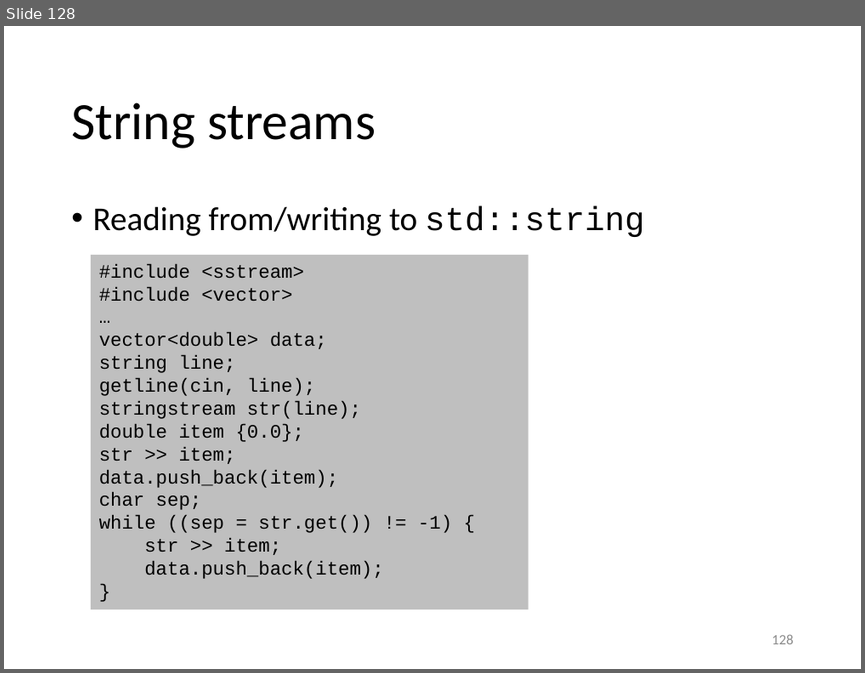
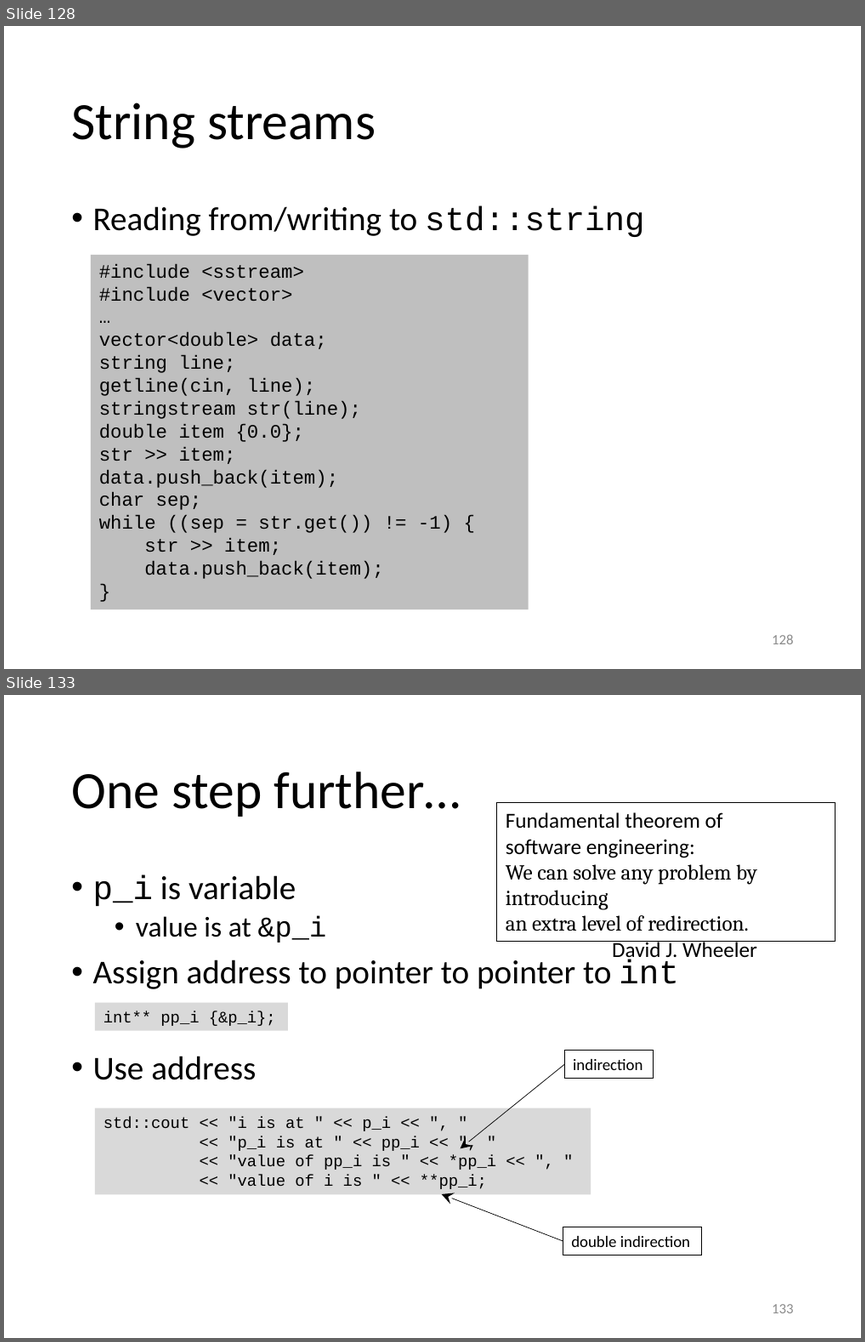
Before and after one commit to gjbex/Scientific-C-plus-plus, a slide deck: scientific_cpp.pptx. Shown one above the other, each under a label of ours: slide 128 before the commit, slides 128 and 133 after it; the slides between them are not shown. The pictures are 865x673 and 865x1342 pixels, drawn with LibreOffice and Linux fonts; fonts in the diff are those of the drawing. Boxes give left, top, right and bottom in pixels: in the first picture for what was removed or moved away, otherwise in the second. Text is boxed around its words. In the diff, an @@ line names an element or a change of style, - is before the commit and + after.

Commit message:
Add section on pointers

```diff
--- a/scientific_cpp.pptx
+++ b/scientific_cpp.pptx
@@ slide 133 added at (x1=4, y1=695, x2=861, y2=1338), background #FFFFFF @@
@@ title added at (x1=71, y1=771, x2=460, y2=817), 44 pt, text #000000 @@
+One step further…
@@ rectangle added at (x1=497, y1=803, x2=834, y2=941), outline #000000 0.75 pt, 18 pt, text #000000 @@
+Fundamental theorem of
+software engineering:
+We can solve any problem by introducing
+an extra level of redirection.
+David J. Wheeler
@@ text added at (x1=93, y1=875, x2=678, y2=1080), 28 pt, text #000000 @@
+• p_i is variable
+  • value is at &p_i
+• Assign address to pointer to pointer to int
+• Use address
@@ rectangle added at (x1=95, y1=1003, x2=288, y2=1031), fill #D9D9D9, 13.5 pt, text #000000 @@
+int** pp_i {&p_i};
@@ rectangle added at (x1=564, y1=1049, x2=653, y2=1078), outline #000000 0.75 pt, 13.5 pt, text #000000 @@
+indirection
@@ arrow added from (564, 1064) to (460, 1148), #000000 0.5 pt @@
@@ rectangle added at (x1=95, y1=1108, x2=590, y2=1195), fill #D9D9D9, 13.5 pt, text #000000 @@
+std::cout << "i is at " << p_i << ", "
+<< "p_i is at " << pp_i << ", "
+<< "value of pp_i is " << *pp_i << ", "
+<< "value of i is " << **pp_i;
@@ arrow added from (562, 1241) to (441, 1194), #000000 0.5 pt @@
@@ rectangle added at (x1=562, y1=1227, x2=702, y2=1255), outline #000000 0.75 pt, 13.5 pt, text #000000 @@
+double indirection
@@ page number added at (x1=772, y1=1304, x2=794, y2=1313), 12 pt, text #8C8C8C @@
+133
```
Also in this commit, not shown: 12 other slides added.
